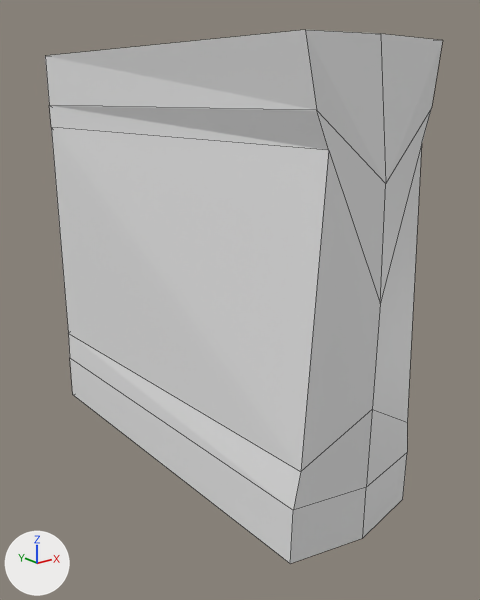
The Blender file env_wallWindow_bellaMartos_01.blend, before and after one commit.
Rendered twice from a 50 mm camera at (-1.81, -10.6, 4.08) aimed at (2.39, -5.35, 1.98). Lighting does not change. The marker at lower left points along +X, +Y and +Z. The older version comes first. Mesh edges are drawn as thin lines.
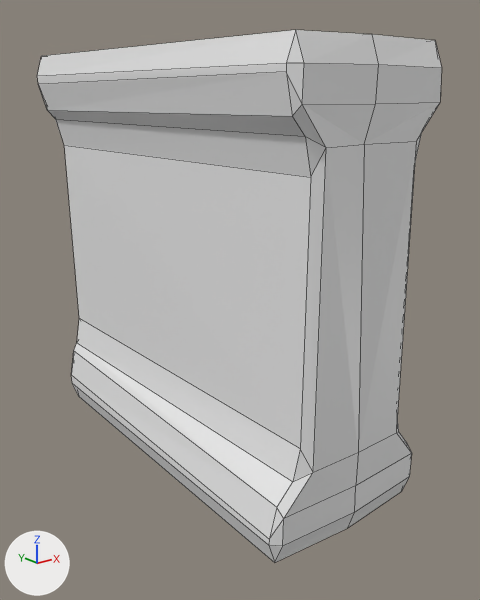
Pixel boxes (x1, y1, x2, y2) of what changed, in the pictures (480 x 600 px):
'Cube', reshaped, modifiers changed: before (45, 30, 443, 564); after (37, 30, 442, 562)

Patch to the scene script:
```diff
--- a/env_wallWindow_bellaMartos_01.blend.py
+++ b/env_wallWindow_bellaMartos_01.blend.py
@@ me_cube_003 @@
 # used by ob_cube; location = (2.25, -5.09, 2.35); scale = (0.737, 0.786, 2.12)
-me_cube_003.from_pydata(...)  # 25 vertices, 17 faces, 1 loose edge; spans x -1.03..1.0, y -2.84..2.83, z -1.0..1.01
-me_cube_003.vertices[0].co = (-1.02, -2.63, -0.99)  # pixel (290, 563)
-me_cube_003.vertices[1].co = (-1.03, -2.64, 1.0)  # pixel (305, 29)
-me_cube_003.vertices[2].co = (-1.0, 2.81, -1.0)  # pixel (72, 394)
-me_cube_003.vertices[3].co = (-1.0, 2.81, 1.0)  # pixel (45, 55)
-me_cube_003.vertices[7].co = (0.0, -2.81, -1.0)  # pixel (362, 538)
-me_cube_003.vertices[9].co = (-0.73, -2.69, 0.63)  # pixel (328, 150)
-me_cube_003.vertices[10].co = (-1.0, 2.8, 0.63)  # pixel (51, 127)
-me_cube_003.vertices[11].co = (0.0, -2.84, 0.05)  # pixel (380, 303)
-me_cube_003.vertices[12].co = (0.0, 2.8, 0.06)
-me_cube_003.vertices[13].co = (-0.88, -2.67, 0.76)  # pixel (316, 110)
-me_cube_003.vertices[14].co = (-1.0, 2.81, 0.74)  # pixel (49, 105)
-me_cube_003.vertices[15].co = (0.0, -2.81, 0.5)  # pixel (385, 183)
-me_cube_003.vertices[16].co = (0.0, 2.81, 0.5)
-me_cube_003.vertices[17].co = (-0.98, 2.83, -0.59)  # pixel (68, 333)
-me_cube_003.vertices[18].co = (0.0, -2.83, -0.39)  # pixel (372, 409)
-me_cube_003.vertices[19].co = (0.0, 2.77, -0.37)
-me_cube_003.vertices[20].co = (-0.93, -2.66, -0.58)  # pixel (300, 471)
-me_cube_003.vertices[21].co = (-1.0, 2.81, -0.75)  # pixel (69, 357)
-me_cube_003.vertices[22].co = (0.0, -2.81, -0.75)  # pixel (366, 487)
-me_cube_003.vertices[24].co = (-1.01, -2.64, -0.74)  # pixel (293, 510)
+me_cube_003.from_pydata(...)  # 25 vertices, 17 faces, 1 loose edge; spans x -1.26..1.0, y -2.81..2.82, z -1.01..1.01
+# me_cube_003 part 1
+me_cube_003.vertices[0].co = (-1.26, -2.6, -0.99)
+me_cube_003.vertices[1].co = (-1.15, -2.64, 1.0)
+me_cube_003.vertices[2].co = (-1.04, 2.81, -1.01)
+me_cube_003.vertices[3].co = (-1.21, 2.81, 1.0)
+me_cube_003.vertices[7].co = (0.0, -2.68, -1.0)
+me_cube_003.vertices[9].co = (-0.82, -2.66, 0.63)
+me_cube_003.vertices[10].co = (-0.86, 2.79, 0.63)
+me_cube_003.vertices[11].co = (0.0, -2.52, 0.63)
+me_cube_003.vertices[12].co = (0.0, 2.43, 0.63)
+me_cube_003.vertices[13].co = (-1.18, -2.66, 0.78)
+me_cube_003.vertices[14].co = (-1.18, 2.82, 0.75)
+me_cube_003.vertices[15].co = (0.0, -2.63, 0.78)
+me_cube_003.vertices[16].co = (0.0, 2.65, 0.75)
+me_cube_003.vertices[17].co = (-0.81, 2.8, -0.6)
+me_cube_003.vertices[18].co = (0.0, -2.67, -0.61)
+me_cube_003.vertices[19].co = (0.0, 2.73, -0.6)
+me_cube_003.vertices[20].co = (-0.84, -2.65, -0.61)
+me_cube_003.vertices[21].co = (-1.04, 2.81, -0.75)
+me_cube_003.vertices[22].co = (0.0, -2.66, -0.77)
+me_cube_003.vertices[24].co = (-1.25, -2.62, -0.77)
@@ ob_cube @@
 _m = ob_cube.modifiers.new('Mirror', 'MIRROR')
 _m.use_clip = True
+_m = ob_cube.modifiers.new('Bevel', 'BEVEL')
```
